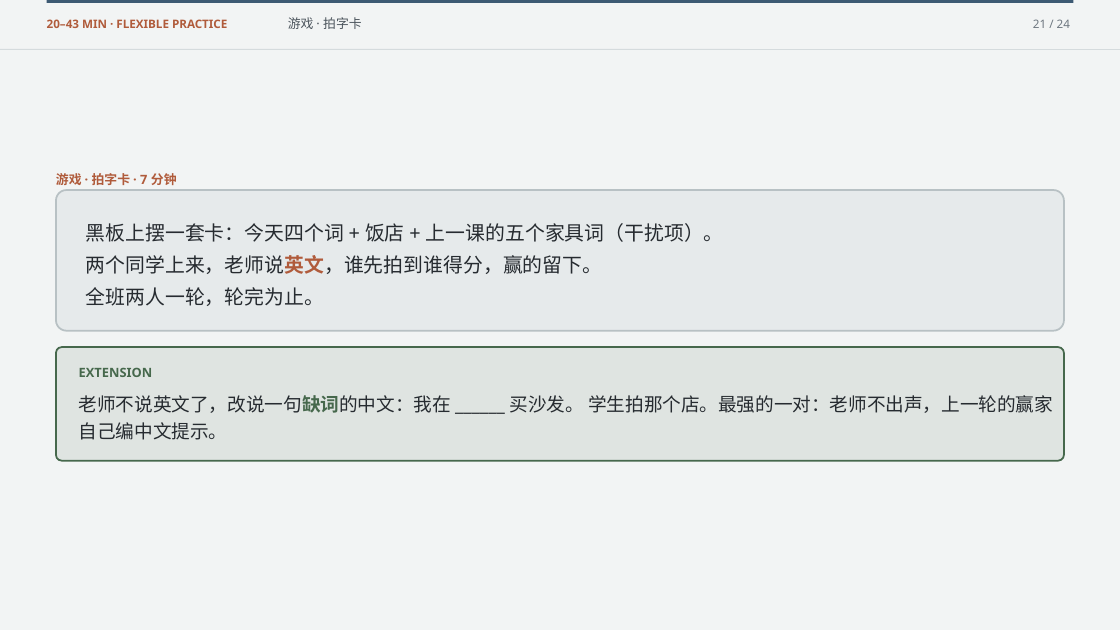
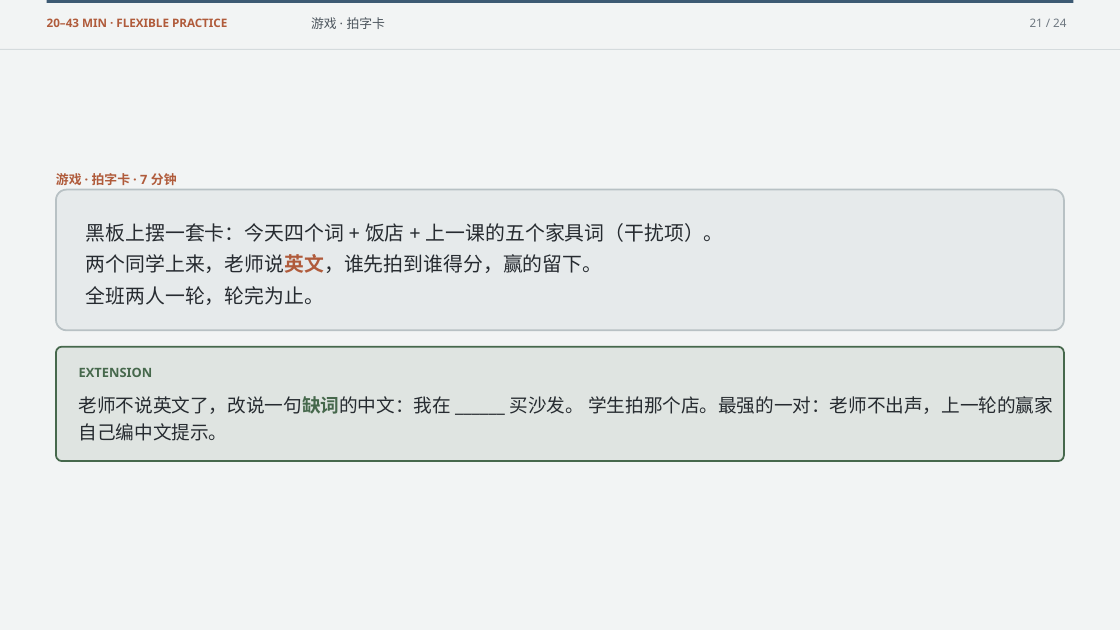
Before and after one commit to luojiahai/deck, a slide deck: slide 21 of index/designs/y8-l15/l1-shops-nearby/l1-shops-nearby.pptx. Drawn at 1120x630 pixels with LibreOffice and Linux fonts; fonts in the diff are those of the drawing. Boxes give left, top, right and bottom in pixels: in the first picture for what was removed or moved away, otherwise in the second. Text is boxed around its words. In the diff, an @@ line names an element or a change of style, - is before the commit and + after.

```diff
--- a/index/designs/y8-l15/l1-shops-nearby/l1-shops-nearby.pptx
+++ b/index/designs/y8-l15/l1-shops-nearby/l1-shops-nearby.pptx
@@ text "游戏 · 拍字卡": place and size @@
-text "游戏 · 拍字卡" at [288, 17, 362, 29]
+text "游戏 · 拍字卡" at [311, 17, 386, 29]
@@ text "21 / 24": place and size @@
-text "21 / 24" at [1033, 19, 1070, 28]
+text "21 / 24" at [1030, 18, 1066, 27]
```
Also in this commit, not shown: 6 other slides changed, 49 other files.
